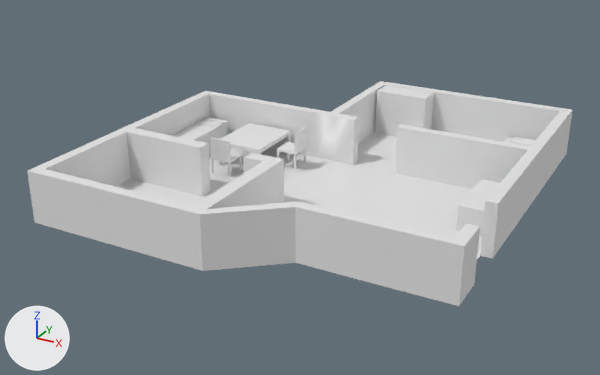
The FBX model Assets/Models/House.fbx: old version first, new version second.
Rendered twice from a 50 mm camera at (7.03, -13.44, 6.54) aimed at (0.02, -0.69, 0.17). Lighting does not change. The marker at lower left points along +X, +Y and +Z. The older version comes first. Where no turn or scale is listed for an object, it has been applied to the vertices.

In view in the first picture: 'HousePlan', 'KitchenChair1', 'KitchenCounter', 'KitchenCounter.001', 'KitchenTable', 'RoomCloset' and 2 more.
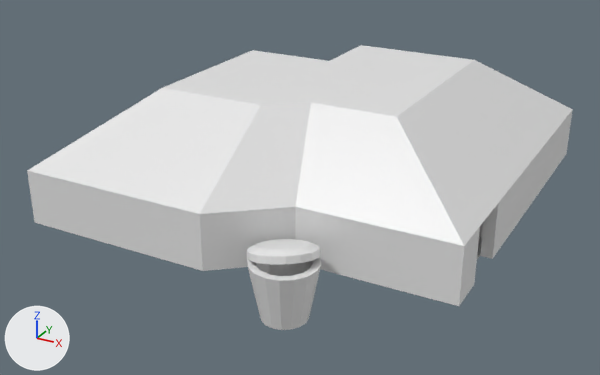
Boxes [x1, y1, x2, y2] around the edits, measured in the pictures (600 x 375 px):
'Roof', added
    after: [27, 45, 573, 246]
'TrashCan', added
    after: [247, 239, 321, 330]
part 1 of me_cube_007, built on
    before: [375, 85, 434, 137]
'HousePlan', unchanged, covered by the edit
    before: [27, 81, 573, 306]
    after: [27, 110, 573, 306]
'KitchenTable', unchanged, covered by the edit
    before: [217, 123, 291, 165]
'KitchenCounter.001', unchanged, covered by the edit
    before: [456, 179, 500, 237]
    after: [479, 223, 483, 237]

What changed in the scene script:
```text
Add mat_blk:
    mat_blk = principled_material('blk')
    mat_blk.base_color = (0.8, 0.8, 0.8)  # white #e7e7e7
    mat_blk.roughness = 0.4
Add mat_yt_boy:
    mat_yt_boy = principled_material('yt boy')
    mat_yt_boy.base_color = (0.8, 0.8, 0.8)  # white #e7e7e7
    mat_yt_boy.roughness = 0.4
Change me_cube_007:
    used by ob_roomcloset; location = (0.0, 0.0, 0.0)
    remove me_cube_007.from_pydata(...)  # 8 vertices, 6 faces; spans x -0.152..1.004, y 3.22..3.754, z -0.011..1.0
    add me_cube_007.from_pydata(...)  # 64 vertices, 60 faces; spans x -0.182..1.061, y 2.757..3.774, z -0.033..1.106
    me_cube_007 part 1: 4 vertices removed from x -0.152..1.004, y 3.22, z -0.011..1.0; 28 vertices added at x -0.152..1.004, y 2.786..3.754, z -0.011..1.041
    other edits to the shape of me_cube_007 do not show in these pictures
    add me_cube_007.materials.append(mat_yt_boy)  # white #e7e7e7
    add me_cube_007.materials.append(mat_blk)  # white #e7e7e7
Add me_plane_001:
    me_plane_001.from_pydata(...)  # 112 vertices, 112 faces; spans x -3.56..4.0, y -4.0..4.0, z 3.16..4.44
    me_plane_001.materials.append(mat_yt_boy)  # white #e7e7e7
Add me_cube_017:
    me_cube_017.from_pydata(...)  # 296 vertices, 288 faces; spans x 0.985..2.183, y -4.255..-3.015, z -0.482..0.798
    # faces by material slot: [144, 144]
    me_cube_017.materials.append(mat_yt_boy)  # white #e7e7e7
    me_cube_017.materials.append(mat_blk)  # white #e7e7e7
Add ob_roof:
    ob_roof = bpy.data.objects.new('Roof', me_plane_001)
    ob_roof.location = (0.0, 0.0, -2.16)
Add ob_trashcan:
    ob_trashcan = bpy.data.objects.new('TrashCan', me_cube_017)
    ob_trashcan.location = (-0.12, -0.18, 0.0)
```
